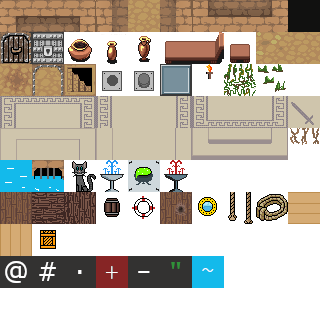
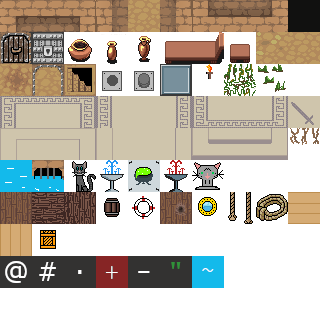
The second 320px x 320px image is a revision of the first. Changes to its layers:
added layer "cat-altar.png" above "tilemap.png" over [192, 162, 224, 190]
